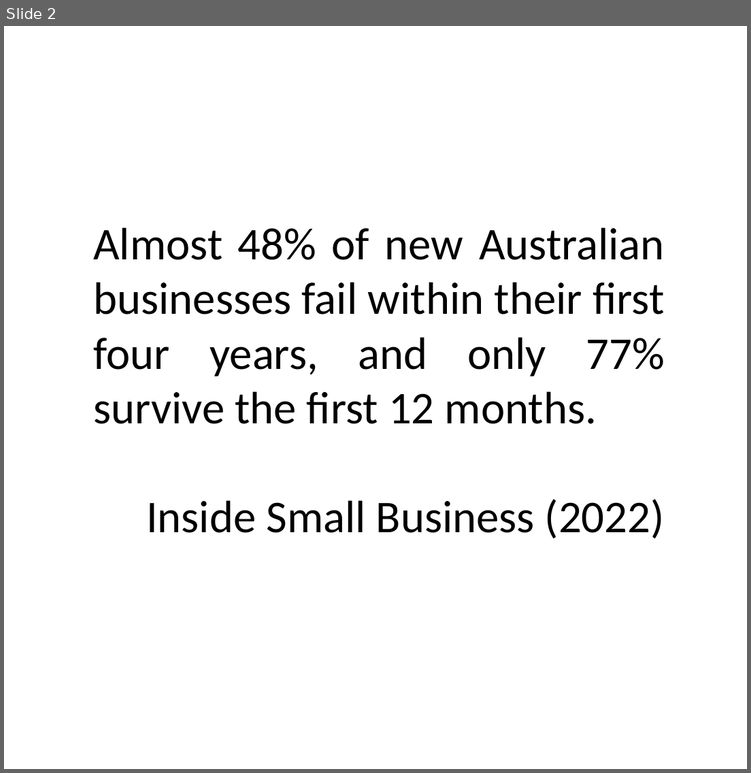
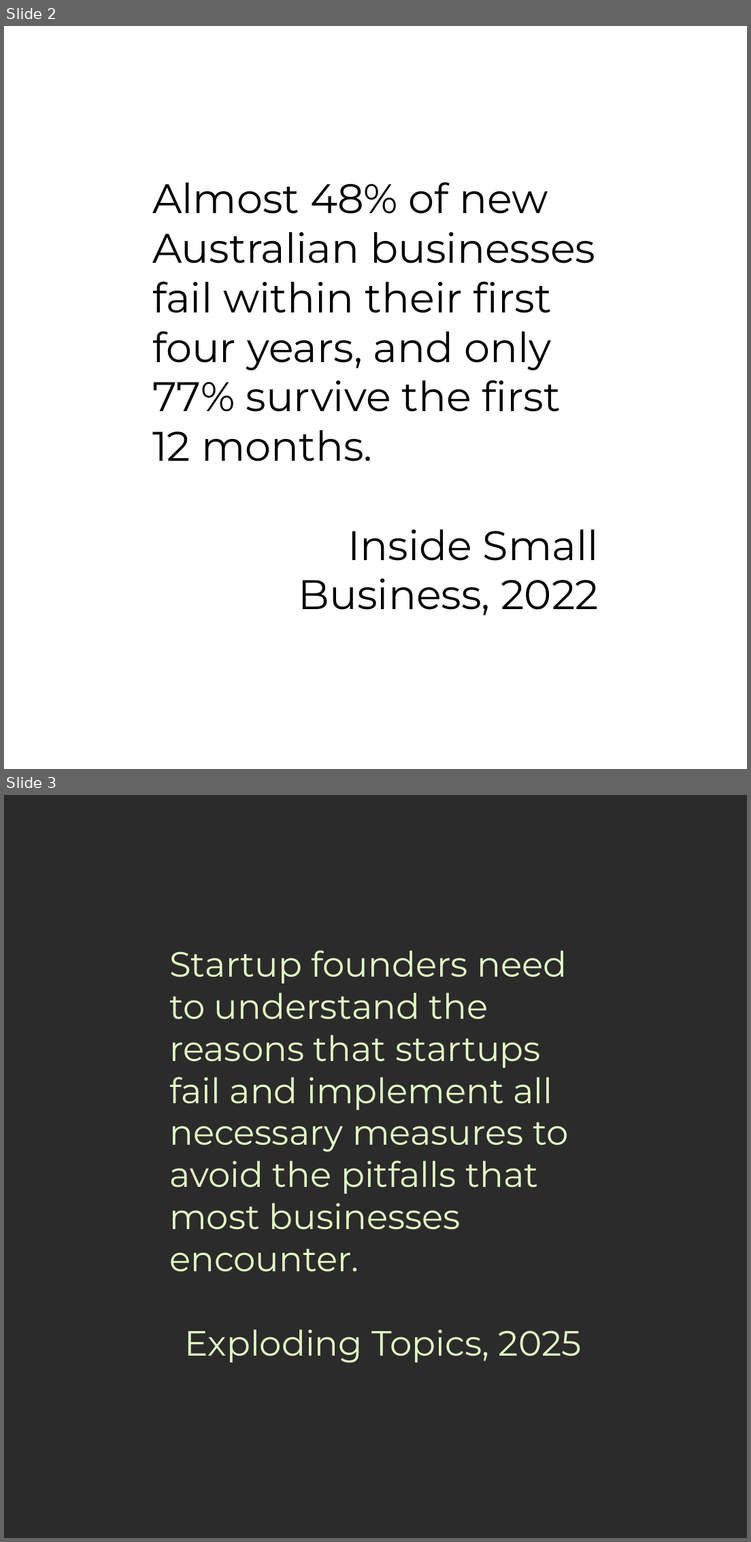
Before and after one commit to jane-korn/sova-mvp, a slide deck: instagram-templates/sova-instagram-templates.pptx. Shown one above the other, each under a label of ours: slide 2 before the commit, slides 2 and 3 after it. The pictures are 751x773 and 751x1542 pixels, drawn with LibreOffice and Linux fonts; fonts in the diff are those of the drawing; background and template pictures are left out; a plain dark background stands for a picture behind light text. Boxes give left, top, right and bottom in pixels: in the first picture for what was removed or moved away, otherwise in the second. Text is boxed around its words. In the diff, an @@ line names an element or a change of style, - is before the commit and + after.

```diff
--- a/instagram-templates/sova-instagram-templates.pptx
+++ b/instagram-templates/sova-instagram-templates.pptx
@@ slide 3 added at <box>4,795,747,1538</box>, background picture (left out) @@
@@ text added at <box>169,950,581,1363</box>, 34 pt, text #E1FEC2 @@
+Startup founders need to understand the reasons that startups fail and implement all necessary measures to avoid the pitfalls that most businesses encounter.
+Exploding Topics, 2025
@@ slide 2 changed as well @@
@@ text "Almost 48% of new Australian ...": place and size @@
-text "Almost 48% of new Australian ..." at <box>93,227,664,538</box>
+text "Almost 48% of new Australian ..." at <box>152,182,598,615</box>
@@ text at <box>152,182,595,461</box>: size 44 to 40 pt, font Calibri to Montserrat in "Almost 48% of new Australian businesses fail ..."; alignment justified to left @@
@@ text at <box>298,529,598,615</box>: text changed; size 44 to 40 pt; font Calibri to Montserrat @@
-Inside Small Business (2022)
+Inside Small Business, 2022
```
Also in this commit, not shown: 2 other slides changed, 2 other slides added, 1 slide removed, 4 other files.
